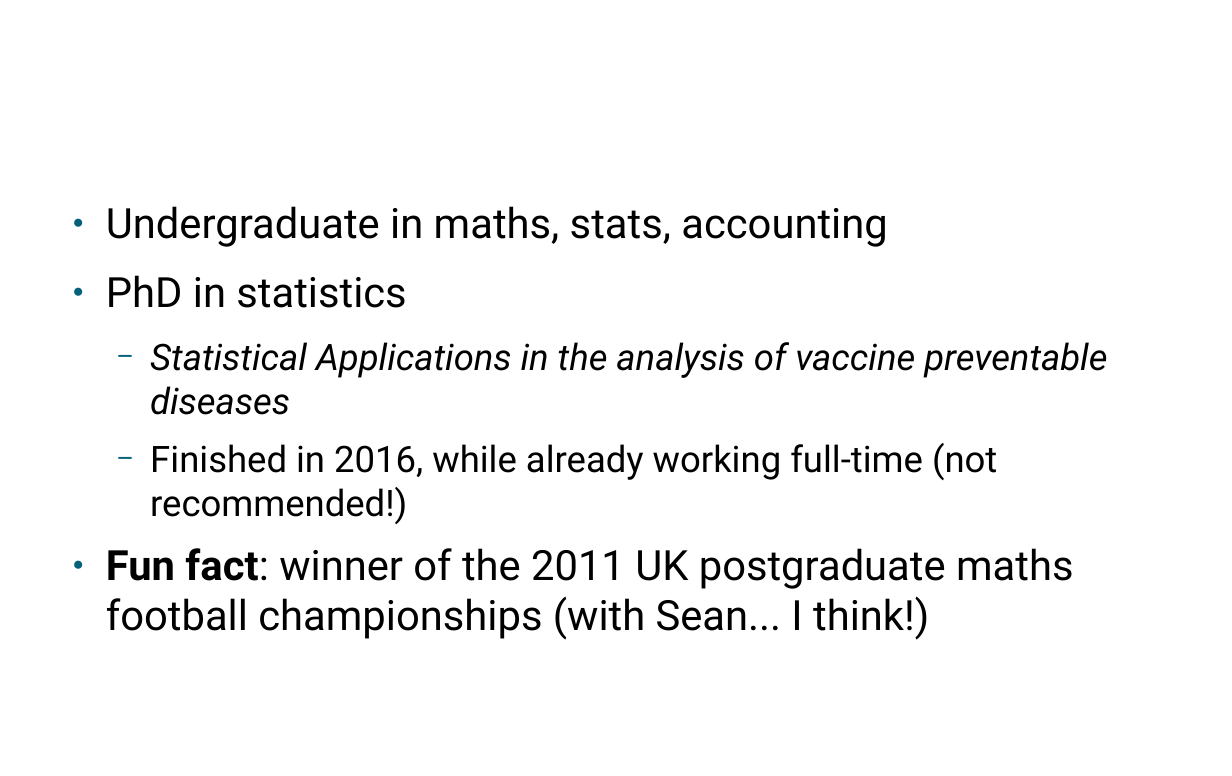
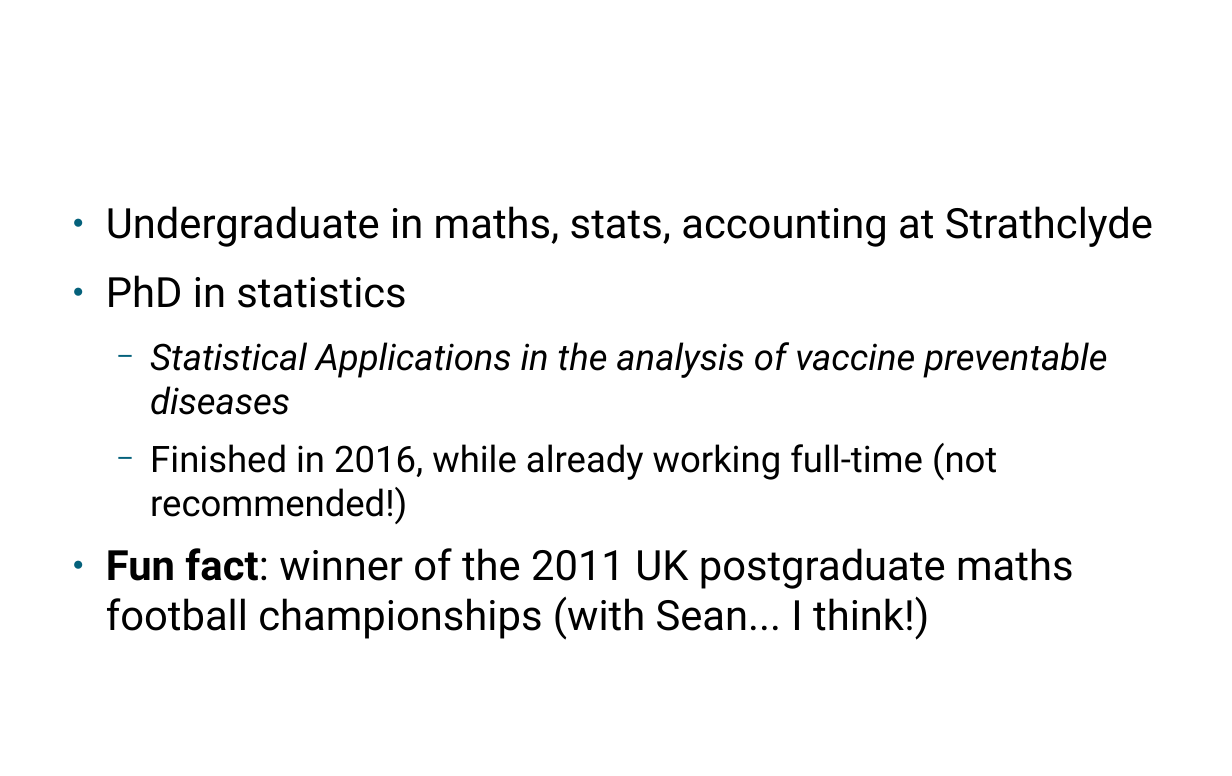
Before and after one commit to alan-y/phiproject-talk, a slide deck: slide 2 of post_phd_ay.pptx. Drawn at 1232x776 pixels with LibreOffice and Linux fonts; fonts in the diff are those of the drawing; background and template pictures are left out. Boxes give left, top, right and bottom in pixels: in the first picture for what was removed or moved away, otherwise in the second. Text is boxed around its words. In the diff, an @@ line names an element or a change of style, - is before the commit and + after.

```diff
--- a/post_phd_ay.pptx
+++ b/post_phd_ay.pptx
@@ text at box(106, 206, 1153, 247): text changed @@
-● Undergraduate in maths, stats, accounting
+● Undergraduate in maths, stats, accounting at Strathclyde
```
Also in this commit, not shown: 4 other slides changed, 1 slide added, 1 slide removed.
